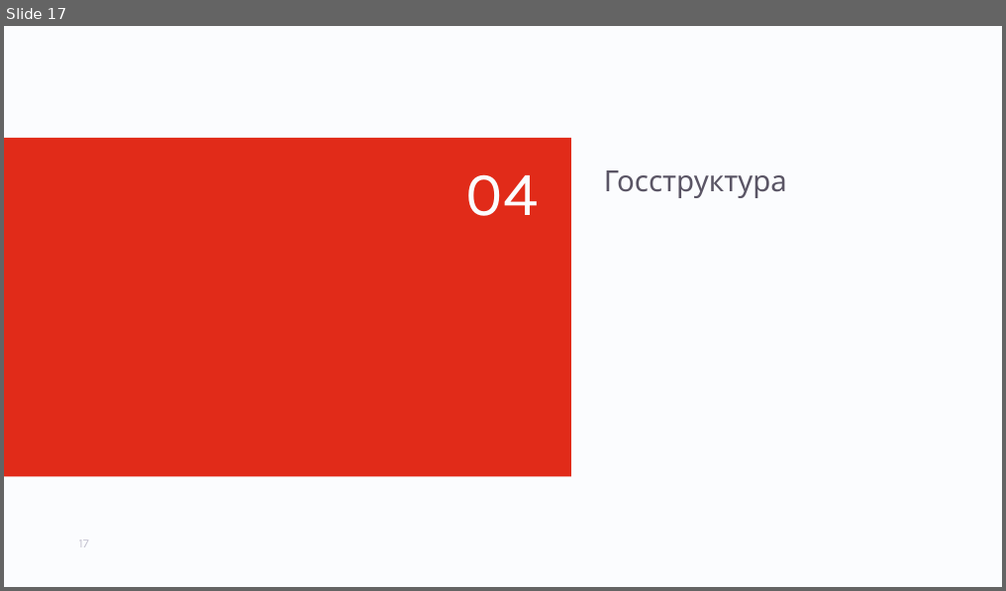
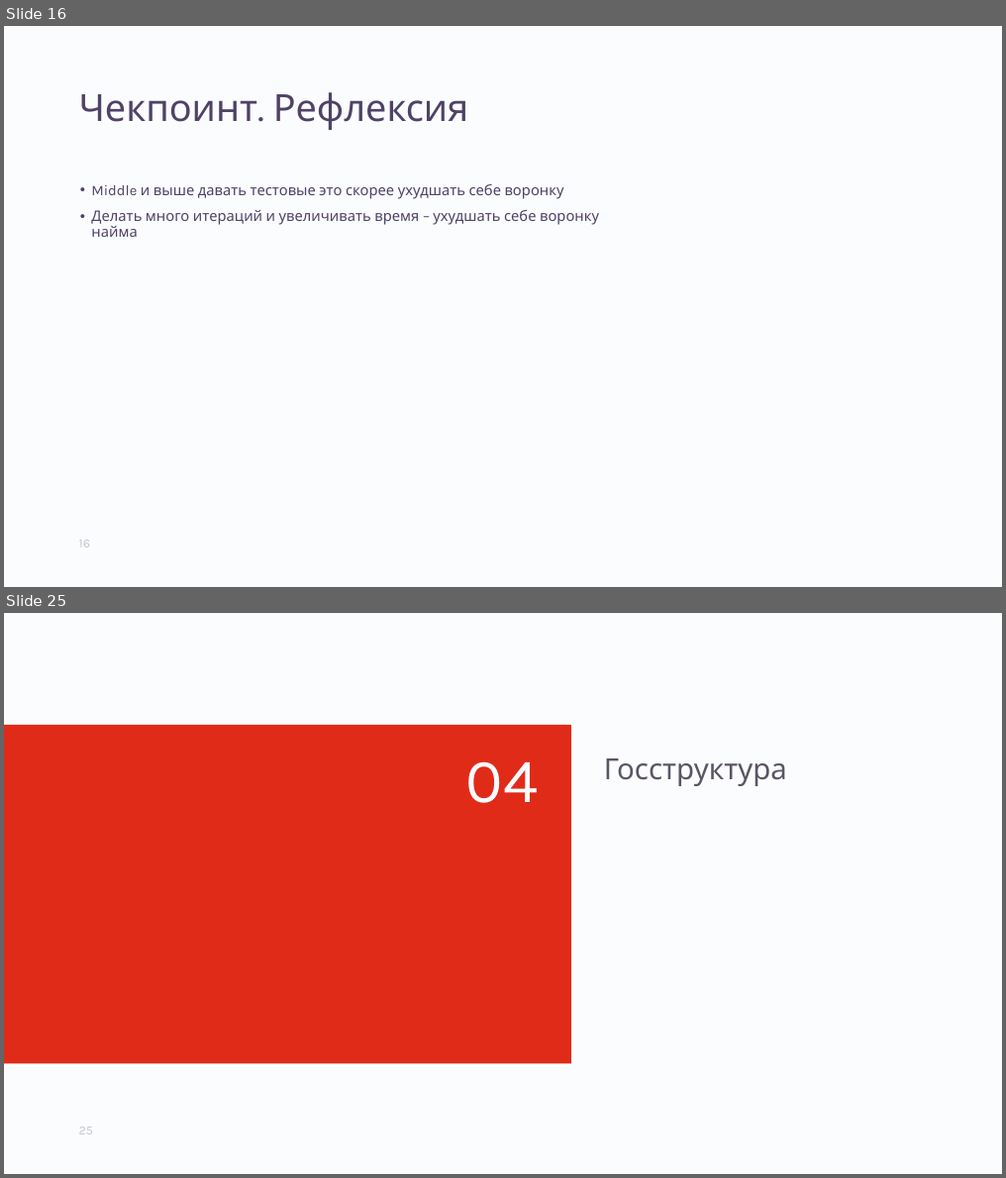
Before and after one commit to aptakhin/talks, a slide deck: 2021-Ptakhin-Hiring.pptx. Shown one above the other, each under a label of ours: slide 17 before the commit, slides 16 and 25 after it; the slides between them are not shown. The pictures are 1006x591 and 1006x1178 pixels, drawn with LibreOffice and Linux fonts; fonts in the diff are those of the drawing; background and template pictures are left out. Boxes give left, top, right and bottom in pixels: in the first picture for what was removed or moved away, otherwise in the second. Text is boxed around its words. In the diff, an @@ line names an element or a change of style, - is before the commit and + after.

```diff
--- a/2021-Ptakhin-Hiring.pptx
+++ b/2021-Ptakhin-Hiring.pptx
@@ slide 16 added at box(4, 26, 1002, 587), background #FBFCFE @@
@@ title added at box(79, 92, 469, 130), 36 pt, text #4F4266 @@
+Чекпоинт. Рефлексия
@@ text added at box(91, 184, 599, 237), 14 pt, text #4F4266 @@
+• Middle и выше давать тестовые это скорее ухудшать себе воронку
+• Делать много итераций и увеличивать время – ухудшать себе воронку найма
@@ page number added at box(79, 540, 90, 548), 12 pt, text #C6C4D2 @@
+16
@@ what was slide 17 is now slide 25 @@
@@ page number at box(79, 1127, 93, 1135): text changed @@
-17
+25
```
Also in this commit, not shown: 6 slides changed, 18 other slides added, 13 slides removed, 2 other files.
